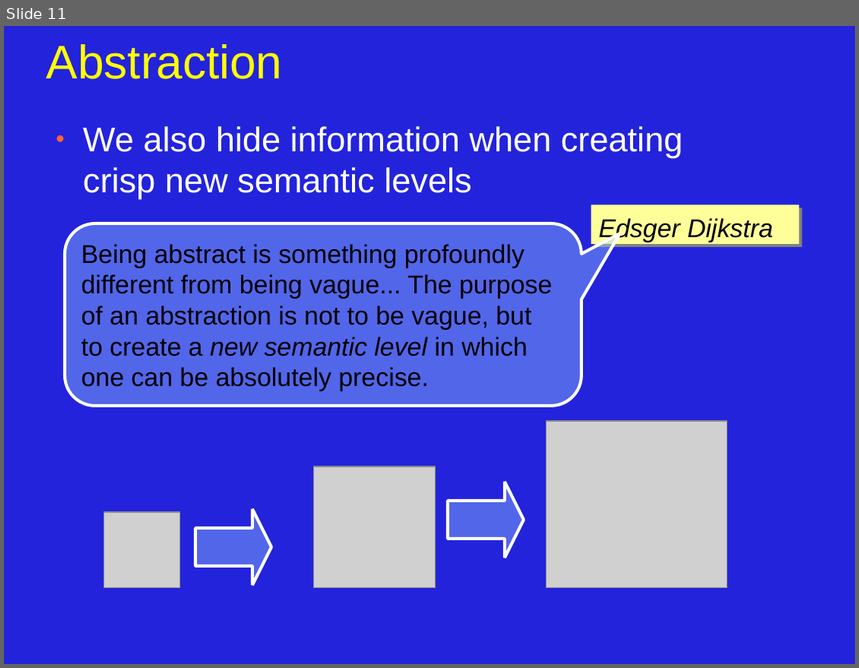
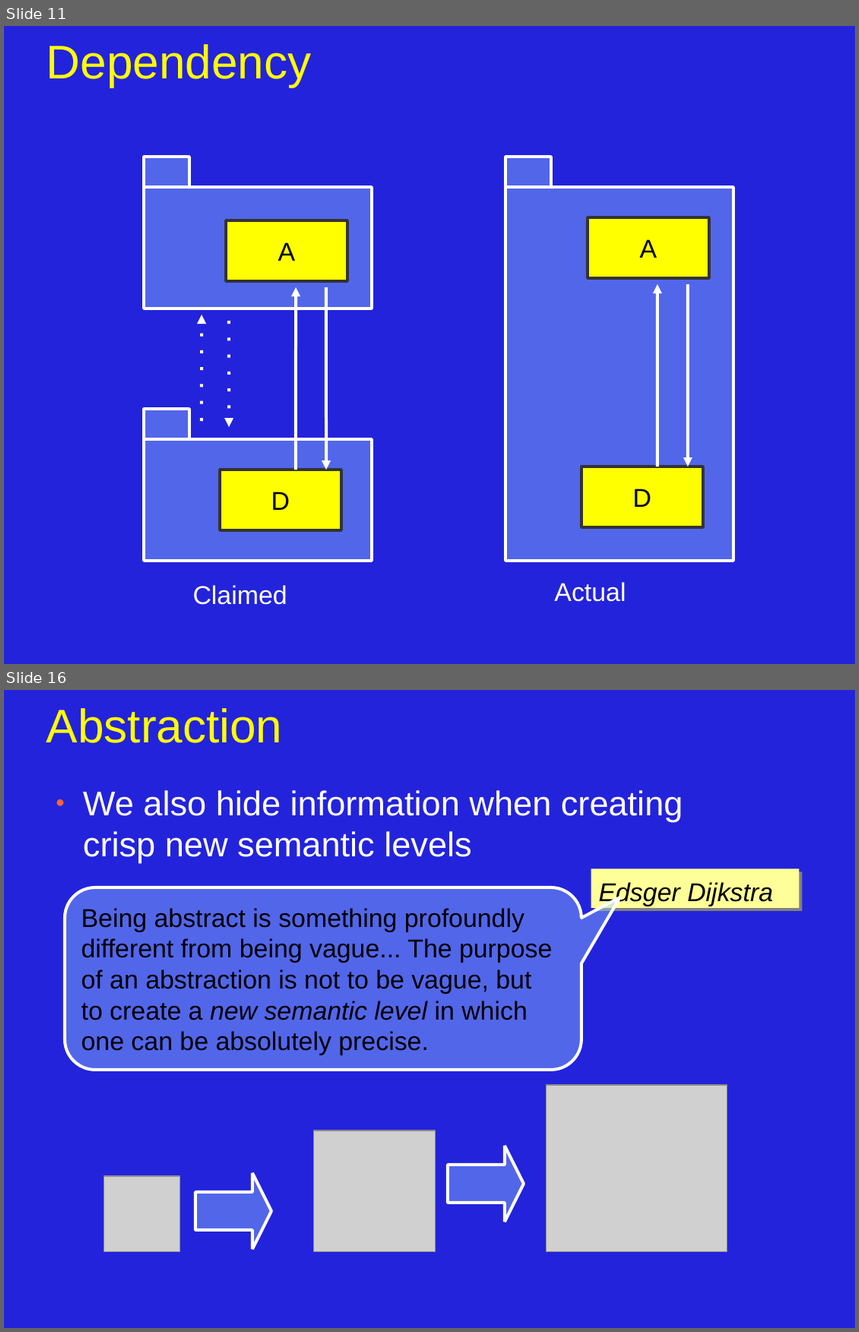
Before and after one commit to JonJagger/two-day-courses, a slide deck: cppf/08_Object_Oriented_Programming.odp. Shown one above the other, each under a label of ours: slide 11 before the commit, slides 11 and 16 after it; the slides between them are not shown. The pictures are 859x668 and 859x1332 pixels, drawn with LibreOffice and Linux fonts; fonts in the diff are those of the drawing; grey boxes stand for pictures. Boxes give left, top, right and bottom in pixels: in the first picture for what was removed or moved away, otherwise in the second. Text is boxed around its words. In the diff, an @@ line names an element or a change of style, - is before the commit and + after.

```diff
--- a/cppf/08_Object_Oriented_Programming.odp
+++ b/cppf/08_Object_Oriented_Programming.odp
@@ slide 11 added at (4, 26, 855, 664), background #2323DC @@
@@ title added at (47, 44, 311, 87), 44 pt, text #FFFF00 @@
+Dependency
@@ rectangle added at (144, 157, 189, 186), fill #99CCFF at 40% opacity, outline #FFFFFF 2.83 pt @@
@@ rectangle added at (506, 157, 552, 186), fill #99CCFF at 40% opacity, outline #FFFFFF 2.83 pt @@
@@ rectangle added at (144, 187, 372, 309), fill #99CCFF at 40% opacity, outline #FFFFFF 2.83 pt @@
@@ rectangle added at (506, 187, 734, 561), fill #99CCFF at 40% opacity, outline #FFFFFF 2.83 pt @@
@@ rectangle added at (226, 221, 347, 281), fill #FFFF00, outline #333333 2.83 pt, 24 pt, text #000000 @@
+A
@@ rectangle added at (588, 218, 709, 278), fill #FFFF00, outline #333333 2.83 pt, 24 pt, text #000000 @@
+A
@@ arrow added from (296, 470) to (296, 288), #FFFFFF 2.83 pt @@
@@ arrow added from (326, 288) to (326, 470), #FFFFFF 2.83 pt @@
@@ arrow added from (658, 467) to (658, 284), #FFFFFF 2.83 pt @@
@@ arrow added from (688, 284) to (688, 467), #FFFFFF 2.83 pt @@
@@ arrow added from (202, 421) to (202, 315), #FFFFFF 2.83 pt @@
@@ arrow added from (229, 321) to (229, 427), #FFFFFF 2.83 pt @@
@@ rectangle added at (144, 409, 189, 439), fill #99CCFF at 40% opacity, outline #FFFFFF 2.83 pt @@
@@ rectangle added at (144, 439, 372, 560), fill #99CCFF at 40% opacity, outline #FFFFFF 2.83 pt @@
@@ rectangle added at (221, 470, 341, 531), fill #FFFF00, outline #333333 2.83 pt, 24 pt, text #000000 @@
+D
@@ rectangle added at (582, 467, 703, 528), fill #FFFF00, outline #333333 2.83 pt, 24 pt, text #000000 @@
+D
@@ text added at (193, 585, 287, 605), 24 pt, text #FFFFFF @@
+Claimed
@@ text added at (554, 582, 626, 602), 24 pt, text #FFFFFF @@
+Actual
@@ what was slide 11 is now slide 16 @@
```
Also in this commit, not shown: 1 slide changed, 5 other slides added, 1 slide removed, 1 other file.
